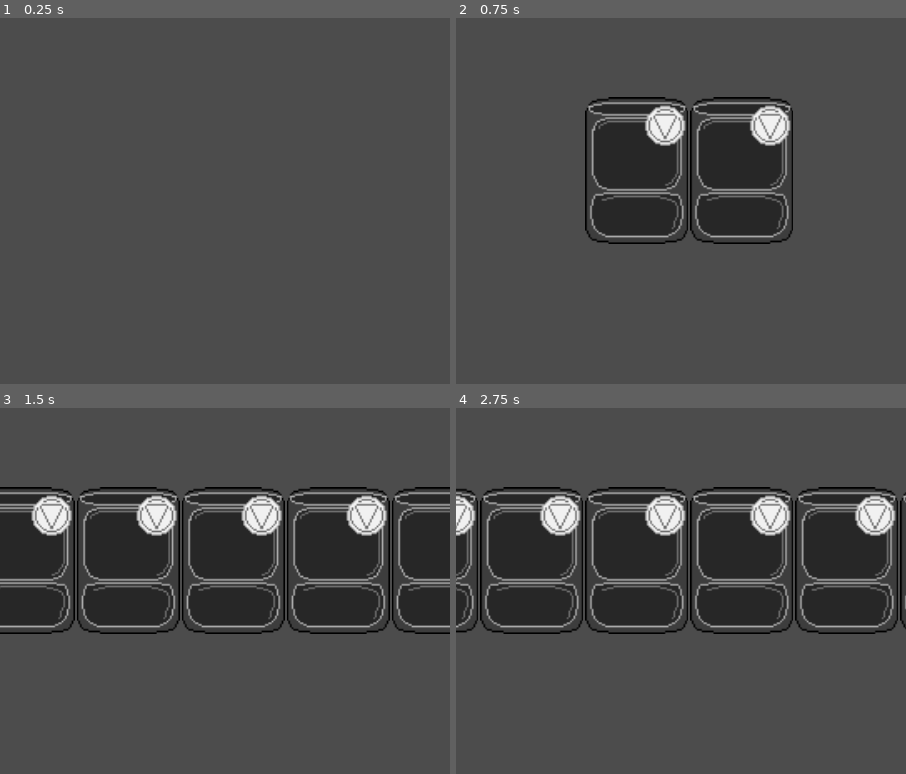
Above: before the commit, frames 1-4 (two rows, left to right).
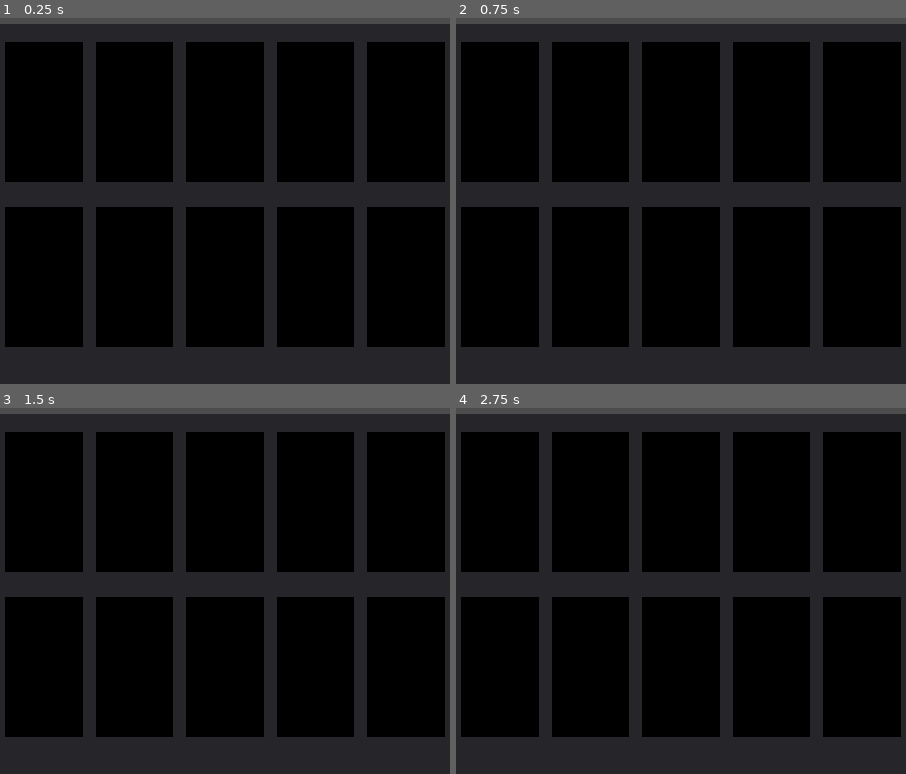
Above: after the commit, the same moments.

Repository: pusacaspica/gaMIAU
Game: Godot game, scene res://Scenes/UI_Test.tscn
Two runs of this game, one before a commit and one after it. Both use one fixed random seed, a clock stepped at 60 frames per second and the inputs below.
Inputs:
- Up to frame 1 (0.25 s): no input
- Up to frame 2 (0.75 s): tap Enter (ui_accept) at 0.5, 0.6 s
- Up to frame 3 (1.5 s): tap Enter (ui_accept) at 0.77, 1.07, 1.35 s
- Up to frame 4 (2.75 s): tap Enter (ui_accept) at 1.52, 1.82, 2.1 s

The runs differ from the first frame. In frame 1, 98% of the frame differs, in the area x 0-100%, y 1-100%; in frame 2, 94%; in frame 3, 90%; in frame 4, 89%.

Commit message:
new layout

Diff:
--- /dev/null
+++ b/Scenes/Control.gd
@@ -0,0 +1,13 @@
+extends Control
+
+# Declare member variables here. Examples:
+# var a = 2
+# var b = "text"
+
+# Called when the node enters the scene tree for the first time.
+func _ready():
+	pass # Replace with function body.
+
+# Called every frame. 'delta' is the elapsed time since the previous frame.
+#func _process(delta):
+#	pass
--- a/Scenes/UI_Test.gd
+++ b/Scenes/UI_Test.gd
@@ -3,21 +3,21 @@
 # Declare member variables here. Examples:
 # var a = 2
 # var b = "text"
-onready var CardContainer : = $HBoxContainer
+#onready var CardContainer : = $HBoxContainer
 onready var CardBase = preload("res://Scenes/CardBase.tscn")
 # Called when the node enters the scene tree for the first time.
 func _ready():
 	pass
 # Called every frame. 'delta' is the elapsed time since the previous frame.
-func _process(delta):
-	if Input.is_action_just_pressed("ui_accept"):
-		var new_card = CardBase.instance()
-
-		print(CardContainer)
-		CardContainer.add_child(new_card)
-		new_card.texture = load("res://Assets/placeholders/card.png")
-		#new_card.rect_size
-		print(new_card.rect_size)
-		#print(CardContainer.get_children())
-		#print(CardContainer.get_children())
-#	pass
+#func _process(delta):
+#	if Input.is_action_just_pressed("ui_accept"):
+#		var new_card = CardBase.instance()
+#
+#		print(CardContainer)
+#		CardContainer.add_child(new_card)
+#		new_card.texture = load("res://Assets/placeholders/card.png")
+#		#new_card.rect_size
+#		print(new_card.rect_size)
+#		#print(CardContainer.get_children())
+#		#print(CardContainer.get_children())
+##	pass
--- a/Scenes/UI_Test.tscn
+++ b/Scenes/UI_Test.tscn
@@ -6,11 +6,85 @@
 anchor_right = 1.0
 anchor_bottom = 1.0
 script = ExtResource( 1 )
+__meta__ = {
+"_edit_lock_": true
+}
 
-[node name="HBoxContainer" type="HBoxContainer" parent="."]
-margin_left = 540.0
-margin_top = 1232.0
-margin_right = 580.0
-margin_bottom = 1272.0
-grow_horizontal = 2
-alignment = 1
+[node name="Panel" type="Panel" parent="."]
+margin_top = 1056.0
+margin_right = 1080.0
+margin_bottom = 1920.0
+
+[node name="Inventario" type="Control" parent="."]
+margin_right = 40.0
+margin_bottom = 40.0
+
+[node name="Panel" type="Panel" parent="Inventario"]
+modulate = Color( 0, 0, 0, 1 )
+margin_left = 13.0
+margin_top = 1100.0
+margin_right = 199.0
+margin_bottom = 1436.0
+
+[node name="Panel8" type="Panel" parent="Inventario"]
+modulate = Color( 0, 0, 0, 1 )
+margin_left = 13.0
+margin_top = 1496.0
+margin_right = 199.0
+margin_bottom = 1832.0
+
+[node name="Panel2" type="Panel" parent="Inventario"]
+modulate = Color( 0, 0, 0, 1 )
+margin_left = 230.0
+margin_top = 1100.0
+margin_right = 416.0
+margin_bottom = 1436.0
+
+[node name="Panel7" type="Panel" parent="Inventario"]
+modulate = Color( 0, 0, 0, 1 )
+margin_left = 230.0
+margin_top = 1496.0
+margin_right = 416.0
+margin_bottom = 1832.0
+
+[node name="Panel3" type="Panel" parent="Inventario"]
+modulate = Color( 0, 0, 0, 1 )
+margin_left = 447.0
+margin_top = 1100.0
+margin_right = 633.0
+margin_bottom = 1436.0
+
+[node name="Panel10" type="Panel" parent="Inventario"]
+modulate = Color( 0, 0, 0, 1 )
+margin_left = 447.0
+margin_top = 1496.0
+margin_right = 633.0
+margin_bottom = 1832.0
+
+[node name="Panel4" type="Panel" parent="Inventario"]
+modulate = Color( 0, 0, 0, 1 )
+margin_left = 664.0
+margin_top = 1100.0
+margin_right = 850.0
+margin_bottom = 1436.0
+
+[node name="Panel6" type="Panel" parent="Inventario"]
+modulate = Color( 0, 0, 0, 1 )
+margin_left = 664.0
+margin_top = 1496.0
+margin_right = 850.0
+margin_bottom = 1832.0
+
+[node name="Panel5" type="Panel" parent="Inventario"]
+modulate = Color( 0, 0, 0, 1 )
+margin_left = 881.0
+margin_top = 1100.0
+margin_right = 1067.0
+margin_bottom = 1436.0
+
+[node name="Panel9" type="Panel" parent="Inventario"]
+modulate = Color( 0, 0, 0, 1 )
+margin_left = 881.0
+margin_top = 1496.0
+margin_right = 1067.0
+margin_bottom = 1832.0
Not shown, added: Assets/cards/death.png.import
Not shown, added: Assets/cards/earth.png.import
Not shown, added: Assets/cards/fire.png.import
Not shown, added: Assets/cards/life.png.import
Not shown, added: Assets/cards/neutral.png.import
Not shown, added: Assets/cards/spice.png.import
Not shown, added: Assets/cards/wind.png.import
Not shown, added: Assets/placeholders/bottle.png.import
